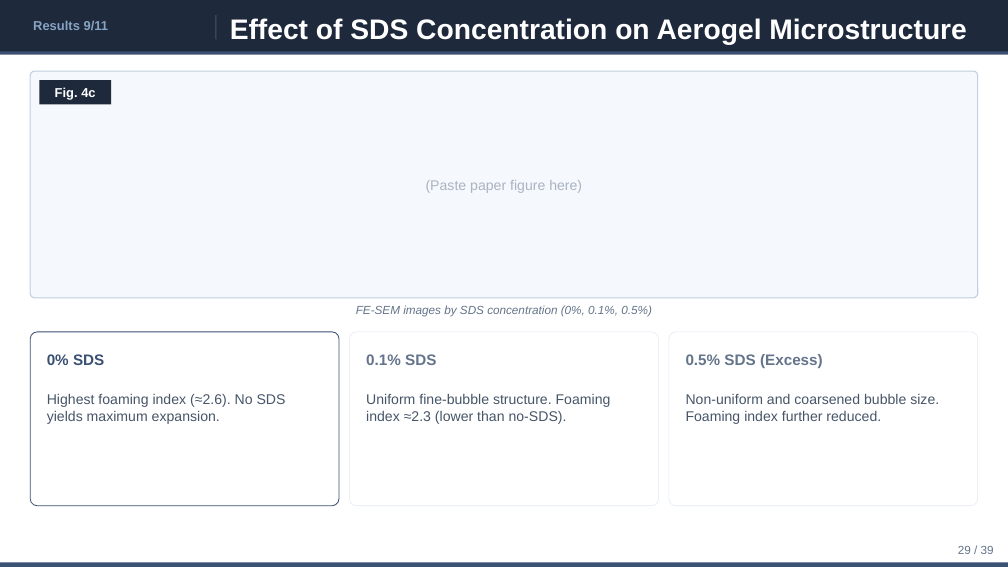
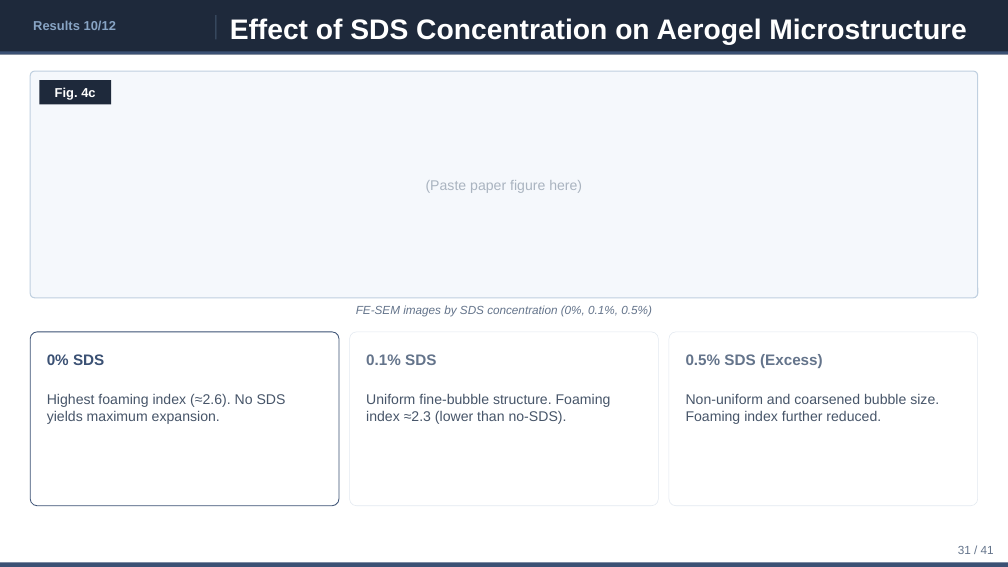
Before and after one commit to ytaisei0525-design/my-first-claude, a slide deck: slide 31 of slides_en.pptx (slide 29 before the commit). Drawn at 1008x567 pixels with LibreOffice and Linux fonts; fonts in the diff are those of the drawing. Boxes give left, top, right and bottom in pixels: in the first picture for what was removed or moved away, otherwise in the second. Text is boxed around its words. In the diff, an @@ line names an element or a change of style, - is before the commit and + after.

```diff
--- a/slides_en.pptx
+++ b/slides_en.pptx
@@ text at (33,20,116,30): text changed @@
-Results 9/11
+Results 10/12
@@ text at (958,546,994,554): text changed @@
-29 / 39
+31 / 41
```
Also in this commit, not shown: 38 other slides changed, 2 slides added, 2 other files.
